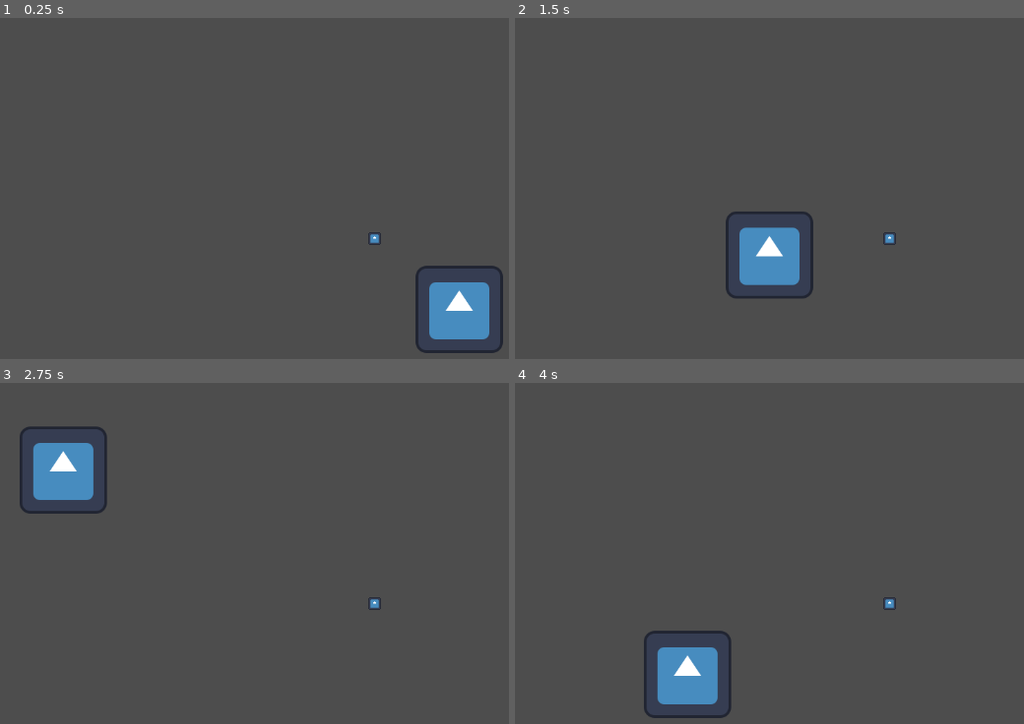
Above: before the commit, frames 1-4 (two rows, left to right).
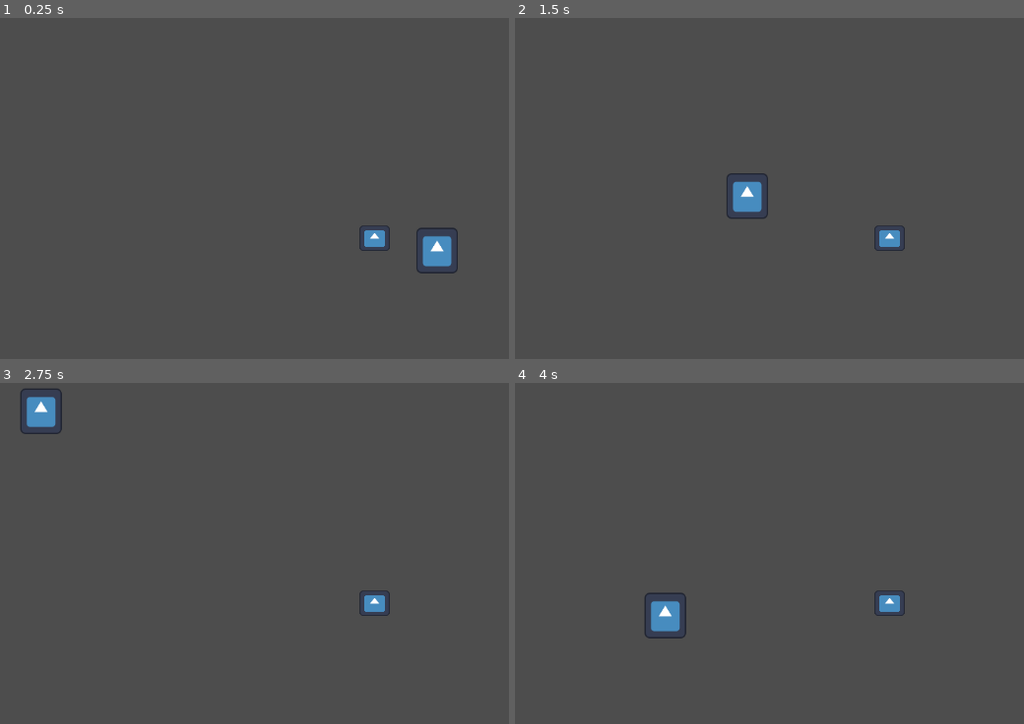
Above: after the commit, the same moments.

Repository: Brenokluck/codinome
Game: Godot game, scene res://game/levels/street/street.tscn
The game is run twice, just before and just after one commit, with the same random seed, the same clock (stepped at 60 frames per second) and the same inputs. The engine's default icon, where the game draws it, is replaced by a stand-in: a white triangle on a blue panel in a dark square.
Inputs:
- Up to frame 1 (0.25 s): no input
- Up to frame 2 (1.5 s): tap Enter at 0.5 s; hold Right (move_right) 0.53-1.28 s; hold D (attack, bound only after the commit) 0.53-1.28 s; hold Down (move_down) from 1.28 s (still down); tap D (attack, bound only after the commit) at 1.35 s
- Up to frame 3 (2.75 s): release Down (move_down) at 2.03 s; hold Right (move_right) from 2.03 s (still down); hold D (attack, bound only after the commit) from 2.03 s (still down)
- Up to frame 4 (4 s): release Right (move_right) at 2.78 s; release D (attack, bound only after the commit) at 2.78 s; hold Up (move_up) 2.78-3.53 s; tap D (attack, bound only after the commit) at 2.85 s; hold Left (move_left) from 3.53 s (still down); hold D (attack, bound only after the commit) from 3.53 s (still down)

The runs differ from the first frame. In frame 1, 3.4% of the frame differs, in the area x 70-99%, y 60-99%; in frame 2, 3.4%; in frame 3, 3.4%; in frame 4, 3.4%, in the area x 25-77%, y 60-99%.

Commit message:
feature: HurtBox e HitBox básicas

Diff:
--- a/game/actors/player/player.gd
+++ b/game/actors/player/player.gd
@@ -1,4 +1,6 @@
 class_name Player extends CharacterBody2D
+
+@onready var hit_box: HitBox = $HitBox
 
 const SPEED: float = 400
 
@@ -9,3 +11,7 @@
 func _physics_process(delta: float) -> void:
 	get_mov_input()
 	move_and_slide()
+
+func _input(event: InputEvent) -> void:
+	if event.is_action_pressed("attack"):
+		hit_box.hit(10.0)
--- a/game/actors/player/player.tscn
+++ b/game/actors/player/player.tscn
@@ -1,21 +1,36 @@
-[gd_scene load_steps=4 format=3 uid="uid://co4ox32dmcar5"]
+[gd_scene load_steps=6 format=3 uid="uid://co4ox32dmcar5"]
 
 [ext_resource type="Texture2D" uid="uid://blhhkpsamayg2" path="res://icon.svg" id="1_n0dyf"]
 [ext_resource type="Script" path="res://game/actors/player/player.gd" id="1_uafm4"]
+[ext_resource type="Script" path="res://game/components/actors/hit_box.gd" id="3_y6l8x"]
 
 [sub_resource type="RectangleShape2D" id="RectangleShape2D_2ym8d"]
+size = Vector2(44, 37)
+
+[sub_resource type="RectangleShape2D" id="RectangleShape2D_cshbe"]
+size = Vector2(15, 37)
 
 [node name="Player" type="CharacterBody2D"]
 script = ExtResource("1_uafm4")
 
 [node name="PlayerSprite" type="Sprite2D" parent="."]
-position = Vector2(-4.76837e-07, -4.76837e-07)
-scale = Vector2(0.140625, 0.140625)
+position = Vector2(-9.53674e-07, -0.5)
+scale = Vector2(0.34375, 0.289063)
 texture = ExtResource("1_n0dyf")
 
 [node name="PlayerCollision" type="CollisionShape2D" parent="."]
+position = Vector2(0, -0.5)
 shape = SubResource("RectangleShape2D_2ym8d")
 
 [node name="PlayerCamera" type="Camera2D" parent="."]
 position = Vector2(-4.76837e-07, -4.76837e-07)
 scale = Vector2(0.140625, 0.140625)
+
+[node name="HitBox" type="Area2D" parent="."]
+position = Vector2(0.0265484, 0)
+script = ExtResource("3_y6l8x")
+
+[node name="HitBoxCollision" type="CollisionShape2D" parent="HitBox"]
+position = Vector2(29.5, -0.5)
+shape = SubResource("RectangleShape2D_cshbe")
+debug_color = Color(0.984314, 0, 0.337255, 0.419608)
--- /dev/null
+++ b/game/components/actors/hit_box.gd
@@ -0,0 +1,14 @@
+class_name HitBox extends Area2D
+
+func _init() -> void:
+	pass
+
+func hit(damage: float) -> void:
+	print('%s hit with %s damage' % [name, str(damage)])
+	for hurtbox: HurtBox in get_overlapping_areas().filter(_filter_hurtbox):
+		hurtbox.hurt(damage)
+
+#region Lambdas
+func _filter_hurtbox(body: Node2D) -> bool:
+	return body is HurtBox
+#endregion
--- /dev/null
+++ b/game/components/actors/hurt_box.gd
@@ -0,0 +1,7 @@
+class_name HurtBox extends Area2D
+
+func _ready() -> void:
+	pass
+
+func hurt(damage: float) -> void:
+	print('%s received %s damage' % [name, str(damage)])
--- a/game/levels/street/street.tscn
+++ b/game/levels/street/street.tscn
@@ -1,13 +1,25 @@
-[gd_scene load_steps=3 format=3 uid="uid://c3hyps54gevmm"]
+[gd_scene load_steps=5 format=3 uid="uid://c3hyps54gevmm"]
 
 [ext_resource type="PackedScene" uid="uid://co4ox32dmcar5" path="res://game/actors/player/player.tscn" id="1_miex1"]
+[ext_resource type="Script" path="res://game/components/actors/hurt_box.gd" id="2_d6lr2"]
 [ext_resource type="Texture2D" uid="uid://blhhkpsamayg2" path="res://icon.svg" id="2_il0gf"]
+
+[sub_resource type="RectangleShape2D" id="RectangleShape2D_hwyhj"]
+size = Vector2(61, 67)
 
 [node name="Street" type="Node2D"]
 
 [node name="Player" parent="." instance=ExtResource("1_miex1")]
 position = Vector2(21, 24)
 
-[node name="Icon" type="Sprite2D" parent="."]
-position = Vector2(145, 128)
+[node name="HurtBox" type="Area2D" parent="."]
+script = ExtResource("2_d6lr2")
+
+[node name="Sprite2D" type="Sprite2D" parent="HurtBox"]
+position = Vector2(112.5, 41.5)
+scale = Vector2(0.476563, 0.523438)
 texture = ExtResource("2_il0gf")
+
+[node name="CollisionShape2D" type="CollisionShape2D" parent="HurtBox"]
+position = Vector2(112.5, 41.5)
+shape = SubResource("RectangleShape2D_hwyhj")
--- a/project.godot
+++ b/project.godot
@@ -49,6 +49,11 @@
 , Object(InputEventKey,"resource_local_to_scene":false,"resource_name":"","device":-1,"window_id":0,"alt_pressed":false,"shift_pressed":false,"ctrl_pressed":false,"meta_pressed":false,"pressed":false,"keycode":0,"physical_keycode":4194321,"key_label":0,"unicode":0,"echo":false,"script":null)
 ]
 }
+attack={
+"deadzone": 0.5,
+"events": [Object(InputEventKey,"resource_local_to_scene":false,"resource_name":"","device":-1,"window_id":0,"alt_pressed":false,"shift_pressed":false,"ctrl_pressed":false,"meta_pressed":false,"pressed":false,"keycode":0,"physical_keycode":68,"key_label":0,"unicode":100,"echo":false,"script":null)
+]
+}
 
 [rendering]
 
